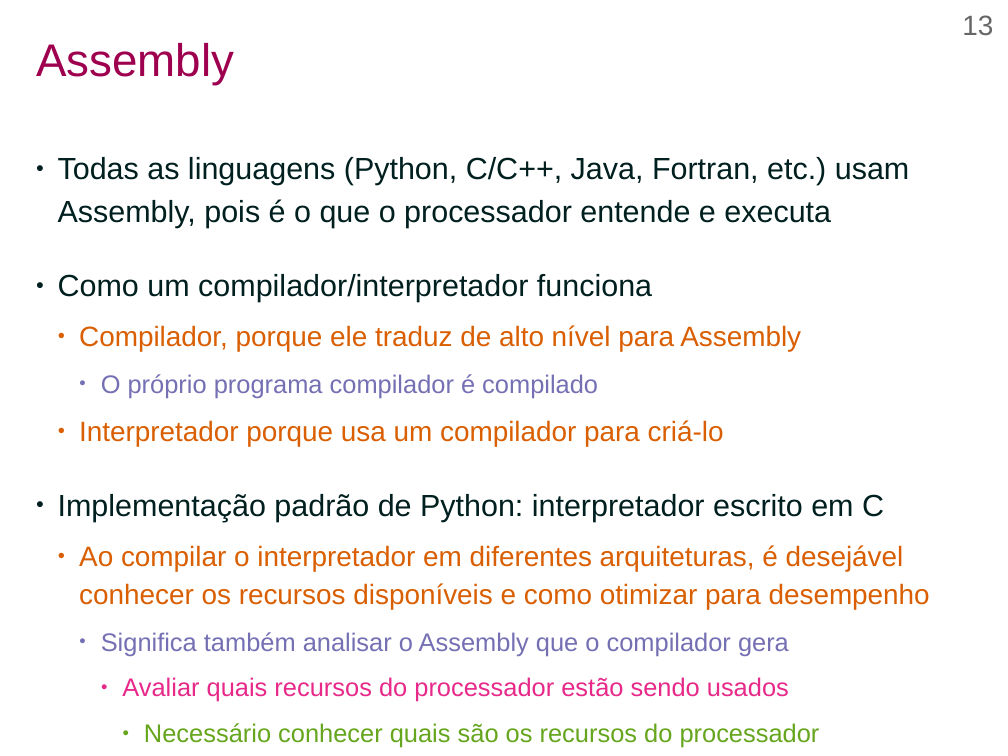
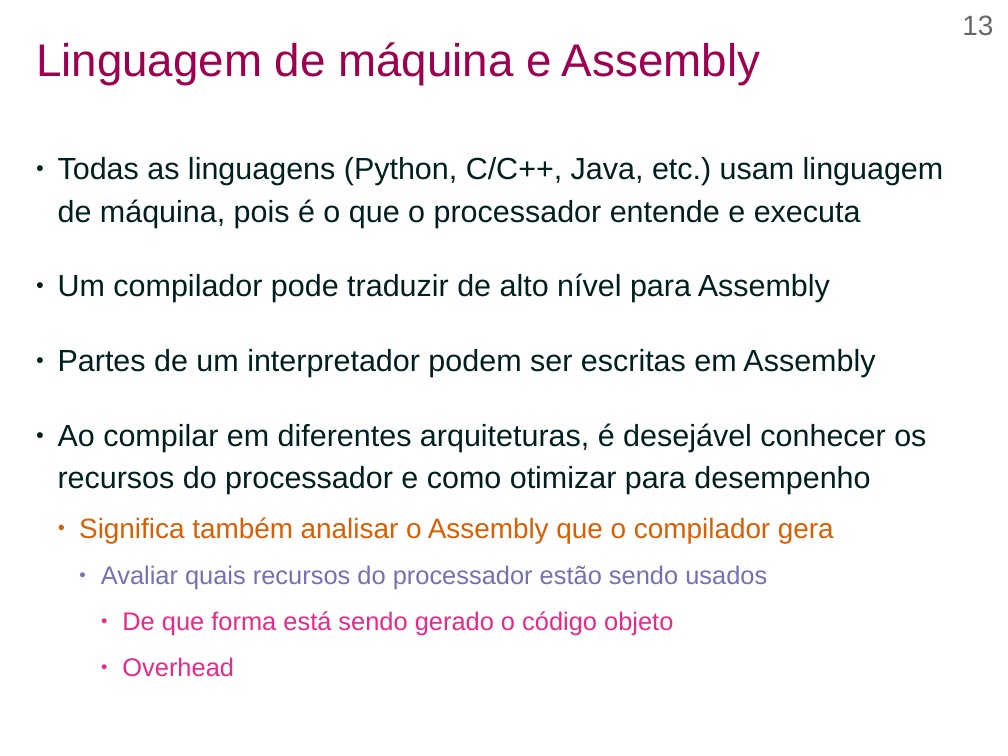
Before and after one commit to efurlanm/teaching, a slide deck: slide 13 of aed/AED-U1S2-Assembly.odp. Drawn at 1008x756 pixels with LibreOffice and Linux fonts; fonts in the diff are those of the drawing; background and template pictures are left out. Boxes give left, top, right and bottom in pixels: in the first picture for what was removed or moved away, otherwise in the second. Text is boxed around its words. In the diff, an @@ line names an element or a change of style, - is before the commit and + after.

```diff
--- a/aed/AED-U1S2-Assembly.odp
+++ b/aed/AED-U1S2-Assembly.odp
@@ title at [36, 42, 760, 85]: text changed @@
-Assembly
+Linguagem de máquina e Assembly
@@ text at [58, 157, 944, 494]: text changed; size 22 to 24 pt; text colour #D95F02 to #001F1F @@
-● Todas as linguagens (Python, C/C++, Java, Fortran, etc.) usam Assembly, pois é o que o processador entende e executa
-● Como um compilador/interpretador funciona
-  ● Compilador, porque ele traduz de alto nível para Assembly
-    ● O próprio programa compilador é compilado
-  ● Interpretador porque usa um compilador para criá-lo
-● Implementação padrão de Python: interpretador escrito em C
-  ● Ao compilar o interpretador em diferentes arquiteturas, é desejável conhecer os recursos disponíveis e como otimizar para desempenho
+● Todas as linguagens (Python, C/C++, Java, etc.) usam linguagem de máquina, pois é o que o processador entende e executa
+● Um compilador pode traduzir de alto nível para Assembly
+● Partes de um interpretador podem ser escritas em Assembly
+● Ao compilar em diferentes arquiteturas, é desejável conhecer os recursos do processador e como otimizar para desempenho
@@ text at [79, 517, 834, 590]: size 20 to 22 pt, text colour #7570B3 to #D95F02 in "Significa também analisar o Assembly que o ..."; text colour #E7298A to #7570B3 in "Avaliar quais recursos do processador estão sendo ..."; list level 3 to 2 in "Significa também analisar o Assembly ..."; bullet colour #7570B3 to #D95F02; list level 4 to 3 in "Avaliar quais recursos do processador ..."; bullet colour #E7298A to #7570B3 @@
@@ text at [122, 611, 673, 677]: text changed; text colour #66A61E to #E7298A @@
-        ● Necessário conhecer quais são os recursos do processador
+      ● De que forma está sendo gerado o código objeto
+      ● Overhead
```
Also in this commit, not shown: 30 other slides changed, 18 other files.
